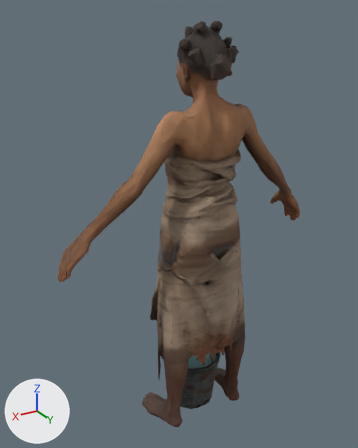
The glTF model assets/models/personnages/villageoise.glb, before and after one commit.
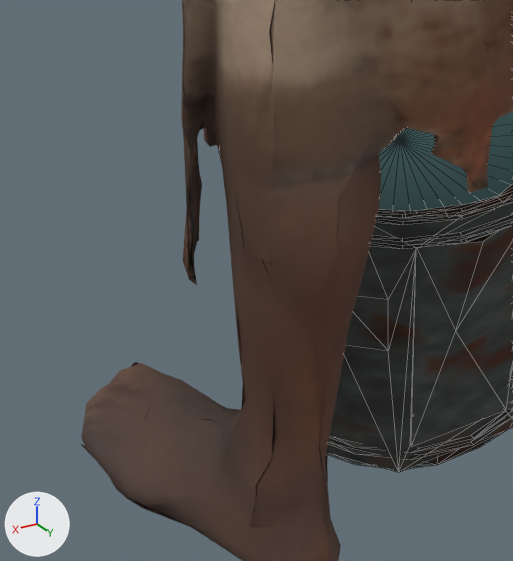
There are two pictures of each version: one whole from a camera (50 mm lens) standing at (1.003, 1.56, 1.68) and looking at (0.023, -0.073, 0.864), one close up on the part from 36% to 58% of the width and 75% to 94% of the height. The axes (+X, +Y, +Z) are drawn at lower left. The lights are the same throughout. The first two pictures are the older version. The close-ups show mesh edges as thin lines.

The first close-up shows 'Seau', 'Seau_eau', 'Villageoise'.
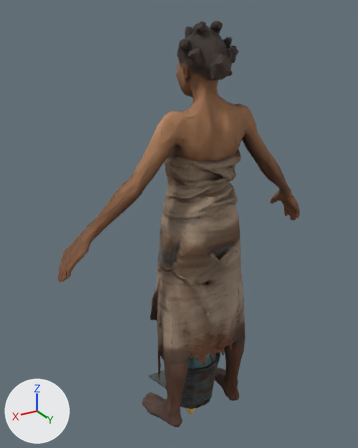
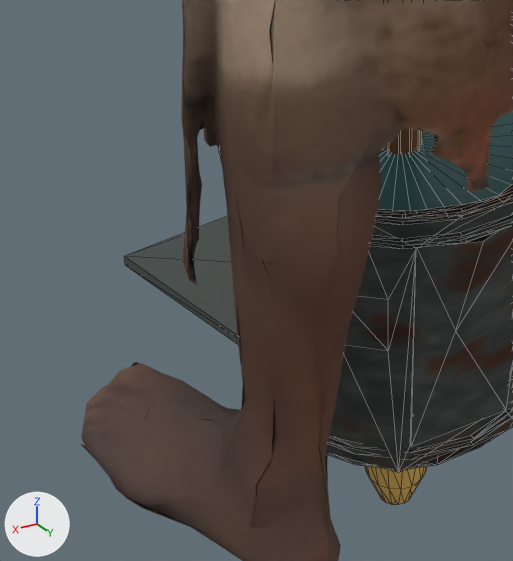
Boxes (x1, y1, x2, y2) around the edits, measured in the close-ups (513 x 561 px):
'Houe', added
    after: (125, 128, 422, 344)
    faces in mat_fer_patine (dark grey #5d6561): (125, 216, 238, 344)
    faces in mat_bois_houe (brown #865b35): (384, 128, 422, 155)
'Epi_recolte', added (orange)
    after: (365, 466, 427, 505)

Diff of the bpy script that builds the scene:
```diff
--- a/assets/models/personnages/villageoise.glb.py
+++ b/assets/models/personnages/villageoise.glb.py
@@ mat_bois_houe @@
+mat_bois_houe = principled_material('Bois_houe')
+mat_bois_houe.base_color = (0.24, 0.105, 0.035)  # brown #865b35
+mat_bois_houe.roughness = 0.8
@@ mat_fer_patine @@
+mat_fer_patine = principled_material('Fer_patine')
+mat_fer_patine.base_color = (0.11, 0.13, 0.12)  # dark grey #5d6561
+mat_fer_patine.metallic = 0.65
+mat_fer_patine.roughness = 0.6
@@ mat_mais_dore @@
+mat_mais_dore = principled_material('Mais_dore')
+mat_mais_dore.base_color = (0.78, 0.48, 0.11)  # orange #e5b85d
+mat_mais_dore.roughness = 0.8
@@ me_cylindre @@
+me_cylindre.from_pydata(...)  # 56 vertices, 100 faces; spans x -0.115..0.115, y -0.211..0.022, z -0.025..1.22
+# faces by material slot: [44, 56]
+me_cylindre.materials.append(mat_bois_houe)  # brown #865b35
+me_cylindre.materials.append(mat_fer_patine)  # dark grey #5d6561
@@ me_sphère @@
+me_sphère.from_pydata(...)  # 114 vertices, 224 faces; spans x -0.032..0.032, y -0.032..0.032, z -0.115..0.115
+me_sphère.materials.append(mat_mais_dore)  # orange #e5b85d
@@ ob_houe @@
+ob_houe = bpy.data.objects.new('Houe', me_cylindre)
+ob_houe.location = (0.0, 0.0, 0.0)
@@ ob_epi_recolte @@
+ob_epi_recolte = bpy.data.objects.new('Epi_recolte', me_sphère)
+ob_epi_recolte.location = (0.0, 0.0, 0.0)
```
